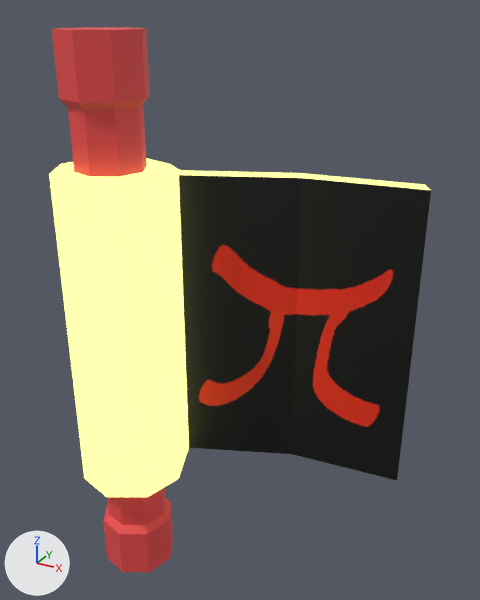
Renders of the glTF model public/scrollLowPerf.glb from each side of a commit.
Rendered twice from a 50 mm lens placed at (7.11, -8.53, 5.49), pointed at (1.9, 0.94, 0.75). Lighting does not change. The marker at lower left points along +X, +Y and +Z. Where no turn or scale is listed for an object, it has been applied to the vertices.
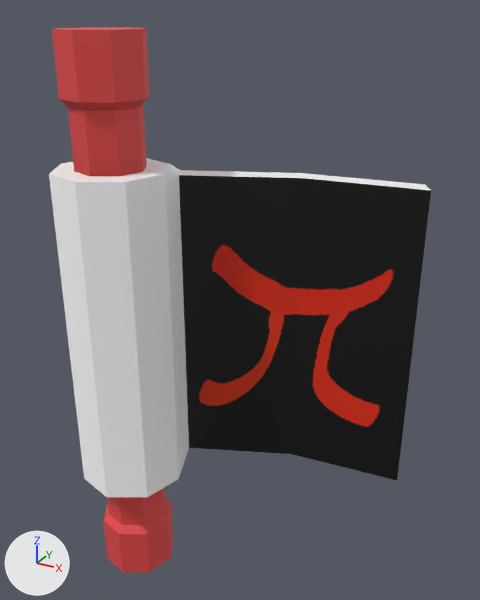
Commit message: Scroll change

Location of each change, [x1, y1, x2, y2] in pixels of the pictures (480 x 600 px):
'Circle', recoloured, surface changed: [49, 96, 431, 536] in both

What changed in the scene script:
```text
Change mat_material_001:
    mat_material_001.base_color: (0.0, 0.0, 0.0) -> (1.0, 1.0, 1.0)  # black #000000 -> white #ffffff
    remove mat_material_001.emission_color = (0.936, 1.0, 0.299)  # yellow #f8ff95
    remove mat_material_001.emission_strength = 1.5
```
